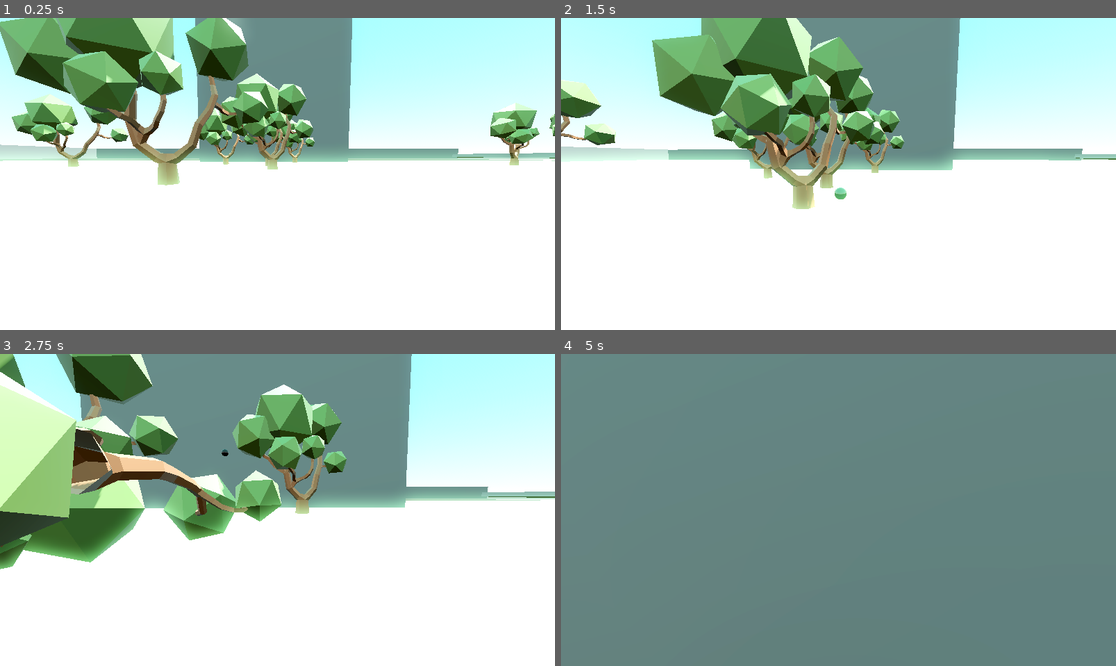
Above: before the commit, frames 1-4 (two rows, left to right).
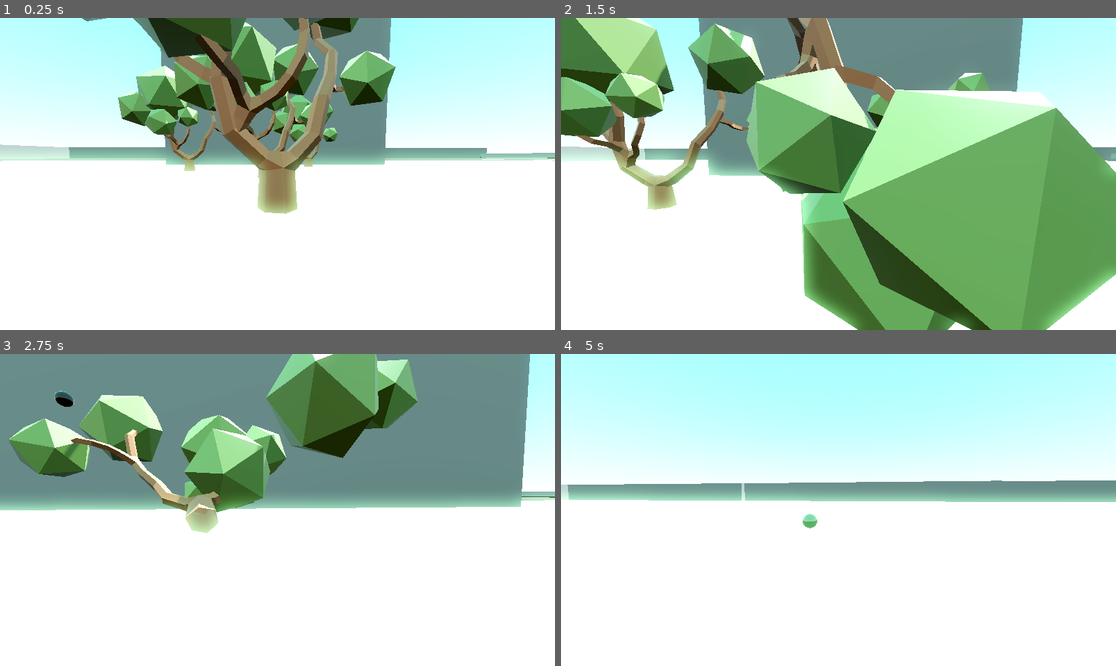
Above: after the commit, the same moments.

Repository: KrukDallan/Godot-test-game
Game: Godot game, scene res://node_3d.tscn
Same seed, same stepped clock (60 frames per second), same inputs: the game is played once before the commit and once after it.
Inputs (mouse positions are in pixels of both pictures, inside the frame that each line leads up to):
- Up to frame 1 (0.25 s): no input
- Up to frame 2 (1.5 s): move the mouse to (866, 174) at 0.52 s; hold Right mouse button (dash) 0.53-1.28 s; hold Up (ui_up) from 0.53 s (still down); tap Space at 0.77 s; move the mouse to (810, 174) at 1.27 s; click (810, 174) at 1.35 s
- Up to frame 3 (2.75 s): keep holding Up (ui_up); tap Space at 1.52 s; move the mouse to (288, 503) at 2.02 s; hold Right mouse button (dash) from 2.03 s (still down)
- Up to frame 4 (5 s): keep holding Up (ui_up); move the mouse to (832, 516) at 2.77 s; release Right mouse button (dash) at 2.78 s; click (832, 516) at 2.85 s; tap Space at 3.02, 3.77, 4.52 s; move the mouse to (877, 513) at 3.52 s; hold Right mouse button (dash) 3.53-4.28 s; move the mouse to (794, 506) at 4.27 s; click (794, 506) at 4.35 s

The runs differ from the first frame. In frame 1, 28% of the frame differs, in the area x 0-100%, y 0-63%; in frame 2, 62%; in frame 3, 40%; in frame 4, 98%, in the area x 0-100%, y 0-100%.

Commit message:
multiple edits
- player is now a singleton
- created base enemy

Diff:
--- a/character/character.gd
+++ b/character/character.gd
@@ -10,10 +10,10 @@
 var twist_input := 0.0
 var pitch_input := 0.0
 
-@onready var twist_pivot := $TwistPivot
-@onready var pitch_pivot := $TwistPivot/PitchPivot
-@onready var raycast := $TwistPivot/PitchPivot/RayCast3D
-@onready var groundcast := $GroundCast
+var twist_pivot
+var pitch_pivot
+var raycast
+var groundcast
 
 @export var jump_impulse = 50
 # The downward acceleration when in the air, in meters per second squared.
@@ -27,6 +27,10 @@
 # Called when the node enters the scene tree for the first time.
 func _ready() -> void:
 	Input.set_mouse_mode(Input.MOUSE_MODE_CAPTURED)
+	twist_pivot = $TwistPivot
+	pitch_pivot = $TwistPivot/PitchPivot
+	raycast = $TwistPivot/PitchPivot/RayCast3D
+	groundcast = $GroundCast
 
 
 # Called every frame. 'delta' is the elapsed time since the previous frame.
--- /dev/null
+++ b/entities/enemies/base_enemy/base_enemy.gd
@@ -0,0 +1,13 @@
+extends RigidBody3D
+
+
+
+# Called when the node enters the scene tree for the first time.
+func _ready():
+	pass # Replace with function body.
+
+
+# Called every frame. 'delta' is the elapsed time since the previous frame.
+func _physics_process(delta):
+
+	pass
--- /dev/null
+++ b/entities/enemies/base_enemy/base_enemy.tscn
@@ -0,0 +1,17 @@
+[gd_scene load_steps=4 format=3 uid="uid://8lyci8p8ejfi"]
+
+[ext_resource type="Script" path="res://entities/enemies/base_enemy/base_enemy.gd" id="1_yv0g8"]
+
+[sub_resource type="PrismMesh" id="PrismMesh_gur22"]
+
+[sub_resource type="ConvexPolygonShape3D" id="ConvexPolygonShape3D_qvhfy"]
+points = PackedVector3Array(-0.5, -0.5, -0.5, 0.0146517, 0.470697, 0.470697, 0.0735213, 0.352957, 0.47061, -0.5, -0.5, 0.5, 0.5, -0.5, -0.5, -0.0146517, 0.470697, -0.470697, 0.5, -0.5, 0.5, -0.0146517, 0.470697, 0.470697, 0.0146517, 0.470697, -0.470697)
+
+[node name="BaseEnemy" type="RigidBody3D"]
+script = ExtResource("1_yv0g8")
+
+[node name="MeshInstance3D" type="MeshInstance3D" parent="."]
+mesh = SubResource("PrismMesh_gur22")
+
+[node name="CollisionShape3D" type="CollisionShape3D" parent="."]
+shape = SubResource("ConvexPolygonShape3D_qvhfy")
--- a/node_3d.tscn
+++ b/node_3d.tscn
@@ -1,7 +1,6 @@
-[gd_scene load_steps=14 format=3 uid="uid://bax46c16y6cr1"]
+[gd_scene load_steps=13 format=3 uid="uid://bax46c16y6cr1"]
 
 [ext_resource type="PackedScene" uid="uid://1hu8dlv2x6xy" path="res://world/plains/environment/trees/low_poly_tree/tree.tscn" id="2_k2yma"]
-[ext_resource type="PackedScene" uid="uid://cogpeuuanbvw4" path="res://character/character.tscn" id="2_tec2t"]
 [ext_resource type="PackedScene" uid="uid://kpetghtsf3ub" path="res://objects/wall.tscn" id="3_63pom"]
 
 [sub_resource type="ProceduralSkyMaterial" id="ProceduralSkyMaterial_n7njo"]
@@ -62,9 +61,6 @@
 [node name="CollisionShape3D" type="CollisionShape3D" parent="MeshInstance3D/StaticBody3D"]
 shape = SubResource("ConvexPolygonShape3D_46jun")
 
-[node name="Player" parent="." instance=ExtResource("2_tec2t")]
-transform = Transform3D(1, 0, 0, 0, 1, 0, 0, 0, 1, 1.39532, 2, 44.0435)
-
 [node name="Cuboid" type="RigidBody3D" parent="."]
 transform = Transform3D(1, 0, 0, 0, 1, 0, 0, 0, 1, -1, 55, -208)
 collision_layer = 2
--- a/objects/ball.tscn
+++ b/objects/ball.tscn
@@ -17,7 +17,7 @@
 [node name="Ball" type="RigidBody3D" groups=["Ball"]]
 collision_layer = 2
 collision_mask = 3
-mass = 5.0
+mass = 2.5
 linear_damp = 1.0
 script = ExtResource("1_jpw0b")
 
--- a/project.godot
+++ b/project.godot
@@ -14,6 +14,10 @@
 run/main_scene="res://node_3d.tscn"
 config/features=PackedStringArray("4.1", "Forward Plus")
 config/icon="res://icon.svg"
+
+[autoload]
+
+Character="*res://character/character.tscn"
 
 [display]
 
